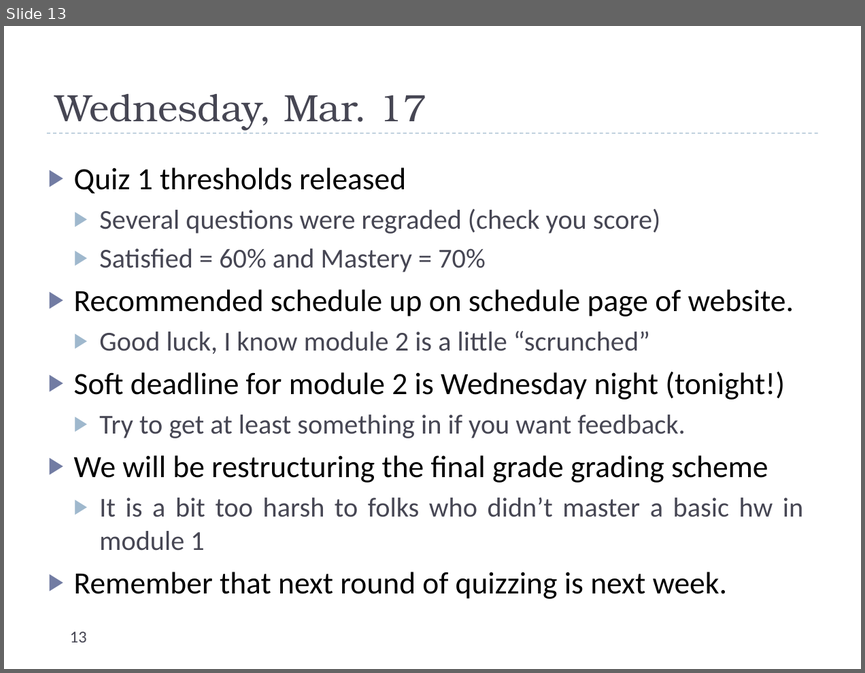
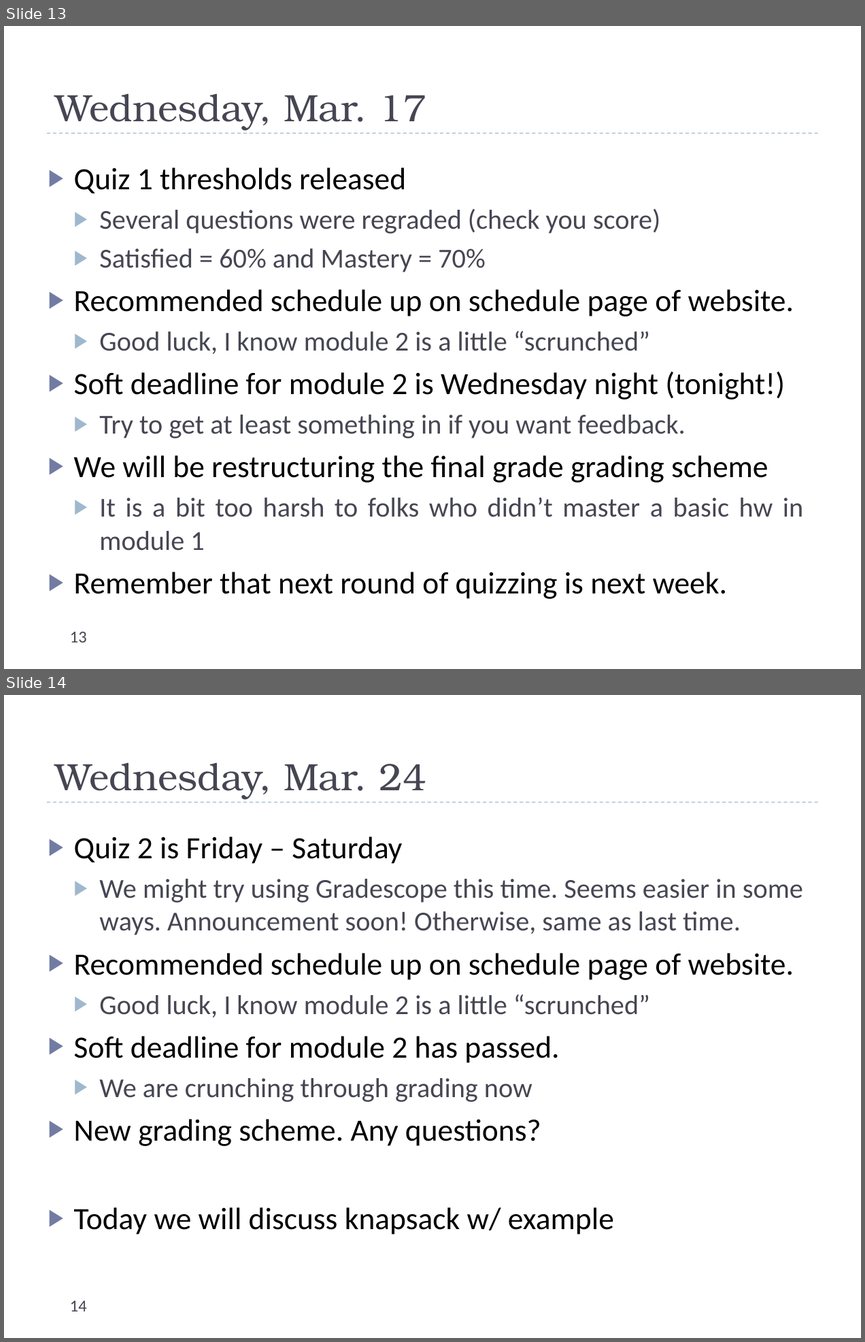
Before and after one commit to uva-cs/cs4102-f21, a slide deck: slides/dailyannouncements_mf.pptx. Shown one above the other, each under a label of ours: slide 13 before the commit, slides 13 and 14 after it. The pictures are 865x673 and 865x1342 pixels, drawn with LibreOffice and Linux fonts; fonts in the diff are those of the drawing. Boxes give left, top, right and bottom in pixels: in the first picture for what was removed or moved away, otherwise in the second. Text is boxed around its words. In the diff, an @@ line names an element or a change of style, - is before the commit and + after.

Commit message:
new homeworks module 3

```diff
--- a/slides/dailyannouncements_mf.pptx
+++ b/slides/dailyannouncements_mf.pptx
@@ slide 14 added at (4,695,861,1338), background #FFFFFF; not listed: 1 template element that a slide beside it also shows @@
@@ title added at (55,763,426,799), 32 pt, text #464653 @@
+Wednesday, Mar. 24
@@ text added at (74,836,803,1234), 23 pt, text #464653 @@
+▶ Quiz 2 is Friday – Saturday
+  ▶ We might try using Gradescope this time. Seems easier in some ways. Announcement soon! Otherwise, same as last time.
+▶ Recommended schedule up on schedule page of website.
+  ▶ Good luck, I know module 2 is a little “scrunched”
+▶ Soft deadline for module 2 has passed.
+  ▶ We are crunching through grading now
+▶ New grading scheme. Any questions?
+▶ Today we will discuss knapsack w/ example
@@ page number added at (70,1300,87,1311), 14 pt, text #464653 @@
+14
```
Also in this commit, not shown: 6 other files.
